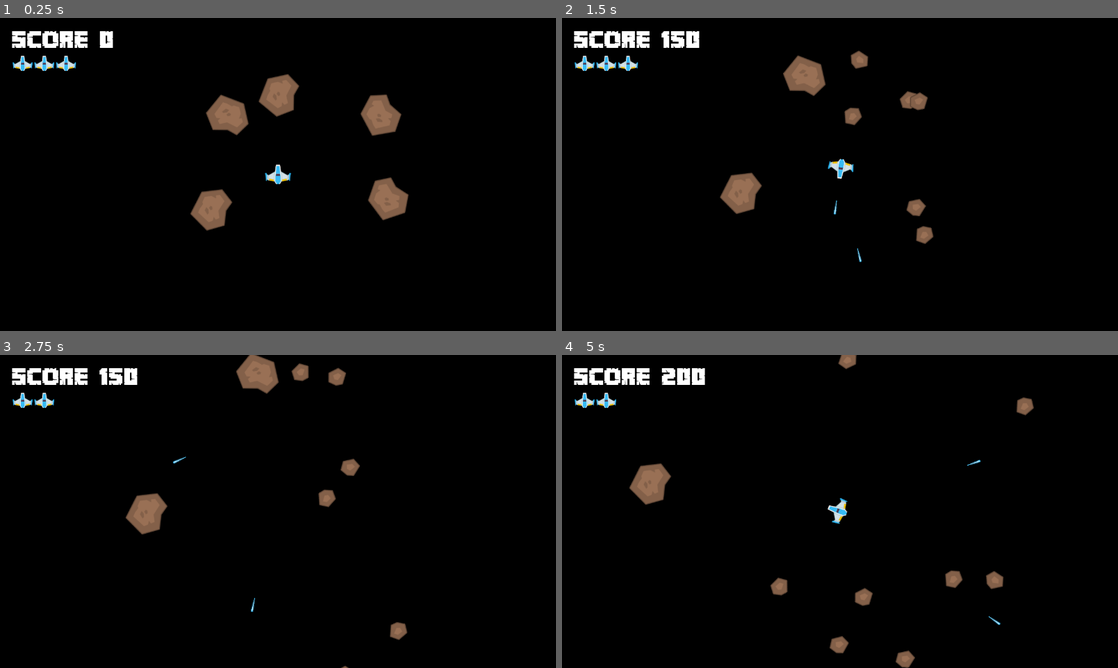
Above: before the commit, frames 1-4 (two rows, left to right).
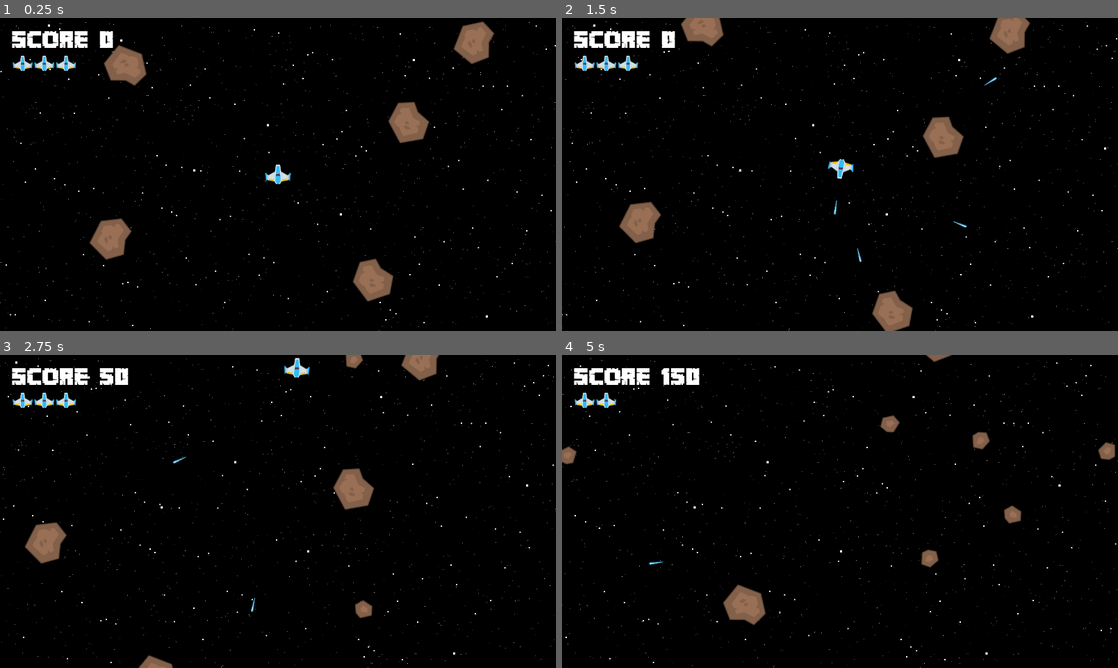
Above: after the commit, the same moments.

Repository: Abhinav-1524/Godot-Asteroid-game
Game: Godot game, scene res://scenes/game.tscn
The game is run twice, just before and just after one commit, with the same random seed, the same clock (stepped at 60 frames per second) and the same inputs. This scene is started directly instead of the project's main scene.
Inputs:
- Up to frame 1 (0.25 s): no input
- Up to frame 2 (1.5 s): hold D (rotate_right) 0.53-1.28 s; hold Space (shoot) 0.53-1.28 s; hold S (move_backward) from 1.28 s (still down); tap Space (shoot) at 1.35 s
- Up to frame 3 (2.75 s): release S (move_backward) at 2.03 s; hold D (rotate_right) from 2.03 s (still down); hold Space (shoot) from 2.03 s (still down)
- Up to frame 4 (5 s): release D (rotate_right) at 2.78 s; release Space (shoot) at 2.78 s; hold W (move_forward) 2.78-3.53 s; tap Space (shoot) at 2.85, 4.35 s; hold Space (shoot) 3.53-4.28 s; hold A (rotate_left) from 3.53 s (still down)

The runs differ from the first frame. In frame 1, 7.0% of the frame differs, in the area x 0-100%, y 1-100%; in frame 2, 6.0%; in frame 3, 4.9%; in frame 4, 4.2%.

Commit message:
added sounds and bg

Diff:
--- a/project.godot
+++ b/project.godot
@@ -63,6 +63,7 @@
 2d_physics/layer_2="player"
 2d_physics/layer_3="asteroids"
 2d_physics/layer_4="projectile"
+2d_physics/layer_5="player_spawn_area"
 
 [rendering]
 
--- a/scenes/game.tscn
+++ b/scenes/game.tscn
@@ -1,10 +1,51 @@
-[gd_scene load_steps=6 format=3 uid="uid://ddusvhi5g8ne3"]
+[gd_scene load_steps=13 format=3 uid="uid://ddusvhi5g8ne3"]
 
 [ext_resource type="Script" path="res://scripts/game.gd" id="1_31gbs"]
 [ext_resource type="PackedScene" uid="uid://co0xd7w6j3bnp" path="res://scenes/player.tscn" id="1_wos3e"]
 [ext_resource type="PackedScene" uid="uid://by6lwpqga2w04" path="res://scenes/hud.tscn" id="2_fedxf"]
 [ext_resource type="PackedScene" uid="uid://nh8gi2aer8qg" path="res://scenes/asteroid.tscn" id="3_fahw2"]
 [ext_resource type="PackedScene" uid="uid://blkigagvqv023" path="res://scenes/game_over_screen.tscn" id="3_ooed7"]
+[ext_resource type="PackedScene" uid="uid://0oa2tou1pq7s" path="res://scenes/player_spawn_area.tscn" id="6_3gtcn"]
+[ext_resource type="AudioStream" uid="uid://dxoy3jmk6hx4m" path="res://assets/Bonus/sfx_laser1.ogg" id="7_iktew"]
+[ext_resource type="AudioStream" uid="uid://bg4lh4mf815s3" path="res://assets/Bonus/sfx_zap.ogg" id="8_k8g85"]
+[ext_resource type="AudioStream" uid="uid://bwvj16beyp5rd" path="res://assets/Bonus/sfx_lose.ogg" id="9_nqs05"]
+
+[sub_resource type="ParticleProcessMaterial" id="ParticleProcessMaterial_oydmk"]
+emission_shape = 3
+emission_box_extents = Vector3(1, 360, 1)
+particle_flag_disable_z = true
+spread = 0.0
+gravity = Vector3(0, 0, 0)
+initial_velocity_min = -10.0
+initial_velocity_max = -10.0
+orbit_velocity_min = 0.0
+orbit_velocity_max = 0.0
+
+[sub_resource type="ParticleProcessMaterial" id="ParticleProcessMaterial_c3std"]
+emission_shape = 3
+emission_box_extents = Vector3(1, 360, 1)
+particle_flag_disable_z = true
+spread = 0.0
+gravity = Vector3(0, 0, 0)
+initial_velocity_min = -20.0
+initial_velocity_max = -20.0
+orbit_velocity_min = 0.0
+orbit_velocity_max = 0.0
+scale_min = 3.0
+scale_max = 3.0
+
+[sub_resource type="ParticleProcessMaterial" id="ParticleProcessMaterial_vkx52"]
+emission_shape = 3
+emission_box_extents = Vector3(1, 360, 1)
+particle_flag_disable_z = true
+spread = 0.0
+gravity = Vector3(0, 0, 0)
+initial_velocity_min = -30.0
+initial_velocity_max = -30.0
+orbit_velocity_min = 0.0
+orbit_velocity_max = 0.0
+scale_min = 5.0
+scale_max = 5.0
 
 [node name="Game" type="Node2D"]
 script = ExtResource("1_31gbs")
@@ -16,6 +57,32 @@
 [node name="GameOverScreen" parent="UI" instance=ExtResource("3_ooed7")]
 visible = false
 
+[node name="BackgroundStarField" type="Node2D" parent="."]
+
+[node name="StarFieldBack" type="GPUParticles2D" parent="BackgroundStarField"]
+z_index = -100
+position = Vector2(1296, 369)
+amount = 1000
+process_material = SubResource("ParticleProcessMaterial_oydmk")
+lifetime = 140.0
+preprocess = 280.0
+
+[node name="StarFieldmiddle" type="GPUParticles2D" parent="BackgroundStarField"]
+z_index = -95
+position = Vector2(1296, 369)
+amount = 250
+process_material = SubResource("ParticleProcessMaterial_c3std")
+lifetime = 140.0
+preprocess = 280.0
+
+[node name="StarFieldfront" type="GPUParticles2D" parent="BackgroundStarField"]
+z_index = -90
+position = Vector2(1296, 369)
+amount = 25
+process_material = SubResource("ParticleProcessMaterial_vkx52")
+lifetime = 140.0
+preprocess = 280.0
+
 [node name="Player" parent="." instance=ExtResource("1_wos3e")]
 position = Vector2(640, 360)
 
@@ -24,19 +91,30 @@
 [node name="Asteroids" type="Node2D" parent="."]
 
 [node name="Asteroid" parent="Asteroids" instance=ExtResource("3_fahw2")]
-position = Vector2(658, 181)
+position = Vector2(1107, 60)
 
 [node name="Asteroid2" parent="Asteroids" instance=ExtResource("3_fahw2")]
-position = Vector2(890, 215)
+position = Vector2(954, 232)
 
 [node name="Asteroid3" parent="Asteroids" instance=ExtResource("3_fahw2")]
-position = Vector2(914, 399)
+position = Vector2(879, 586)
 
 [node name="Asteroid4" parent="Asteroids" instance=ExtResource("3_fahw2")]
-position = Vector2(505, 447)
+position = Vector2(273, 514)
 
 [node name="Asteroid5" parent="Asteroids" instance=ExtResource("3_fahw2")]
-position = Vector2(518, 245)
+position = Vector2(283, 131)
 
 [node name="PlayerSpawnPos" type="Node2D" parent="."]
 position = Vector2(640, 360)
+
+[node name="PlayerSpawnArea" parent="PlayerSpawnPos" instance=ExtResource("6_3gtcn")]
+
+[node name="LaserSound" type="AudioStreamPlayer2D" parent="."]
+stream = ExtResource("7_iktew")
+
+[node name="AsteroidHitSound" type="AudioStreamPlayer2D" parent="."]
+stream = ExtResource("8_k8g85")
+
+[node name="PlayerDieSound" type="AudioStreamPlayer2D" parent="."]
+stream = ExtResource("9_nqs05")
--- /dev/null
+++ b/scenes/player_spawn_area.tscn
@@ -0,0 +1,14 @@
+[gd_scene load_steps=3 format=3 uid="uid://0oa2tou1pq7s"]
+
+[ext_resource type="Script" path="res://scripts/player_spawn_area.gd" id="1_ngfrt"]
+
+[sub_resource type="CircleShape2D" id="CircleShape2D_qxtpm"]
+radius = 104.0
+
+[node name="PlayerSpawnArea" type="Area2D"]
+collision_layer = 16
+collision_mask = 4
+script = ExtResource("1_ngfrt")
+
+[node name="CollisionShape2D" type="CollisionShape2D" parent="."]
+shape = SubResource("CircleShape2D_qxtpm")
--- a/scripts/game.gd
+++ b/scripts/game.gd
@@ -7,6 +7,8 @@
 @onready var hud = $UI/HUD
 @onready var game_over_screen = $UI/GameOverScreen
 @onready var player_spawn_pos = $PlayerSpawnPos
+@onready var player_spawn_area = $PlayerSpawnPos/PlayerSpawnArea
+
 
 var asteroid_scene = preload("res://scenes/asteroid.tscn")
 
@@ -36,9 +38,11 @@
 		get_tree().reload_current_scene()
 
 func _on_player_laser_shot(laser):
+	$LaserSound.play()
 	lasers.add_child(laser)
 
 func _on_asteroid_exploded(pos, size,points):
+	$AsteroidHitSound.play()
 	score += points
 	for i in range(2):
 		match size:
@@ -48,7 +52,7 @@
 				spawn_asteroid(pos,Asteroid.AsteroidSize.SMALL)
 			Asteroid.AsteroidSize.SMALL:
 				pass
-	print(score)
+
 
 func spawn_asteroid(pos, size):
 	var a = asteroid_scene.instantiate()
@@ -59,10 +63,14 @@
 
 
 func _on_player_died():
+	$PlayerDieSound.play()
 	lives -= 1
+	player.global_position = player_spawn_pos.global_position
 	if lives <=0:
 		await get_tree().create_timer(2).timeout
 		game_over_screen.visible = true
 	else:
 		await get_tree().create_timer(1).timeout
+		while !player_spawn_area.is_empty:
+			await get_tree().create_timer(0.1).timeout
 		player.respawn(player_spawn_pos.global_position)
--- a/scripts/player.gd
+++ b/scripts/player.gd
@@ -9,6 +9,7 @@
 
 @onready var muzzle = $Muzzle
 @onready var sprite = $Sprite2D
+@onready var cshape = $CollisionShape2D
 
 
 var laser_scene = preload("res://scenes/laser.tscn")
@@ -19,6 +20,8 @@
 var alive = true
 
 func _process(delta):
+	if !alive: return
+
 	if Input.is_action_pressed("shoot") :
 		if !shoot_cd:
 			shoot_cd = true
@@ -27,6 +30,8 @@
 			shoot_cd = false
 
 func _physics_process(delta):
+	if !alive: return
+
 	var input_vector := Vector2(0,Input.get_axis("move_forward","move_backward"))
 
 	velocity += input_vector.rotated(rotation) * acceleration
@@ -63,9 +68,9 @@
 func die():
 	if alive == true:
 		alive = false
+		sprite.visible = false
+		cshape.set_deferred("disabled",true)
 		emit_signal("died")
-		sprite.visible = false
-		process_mode = Node.PROCESS_MODE_DISABLED
 
 func respawn(pos):
 	if alive == false:
@@ -73,4 +78,4 @@
 		global_position = pos
 		velocity = Vector2.ZERO
 		sprite.visible = true
-		process_mode = Node.PROCESS_MODE_INHERIT
+		cshape.set_deferred("disabled",false)
--- /dev/null
+++ b/scripts/player_spawn_area.gd
@@ -0,0 +1,6 @@
+extends Area2D
+
+
+var is_empty: bool:
+	get:
+		return (!has_overlapping_areas() && !has_overlapping_bodies())
